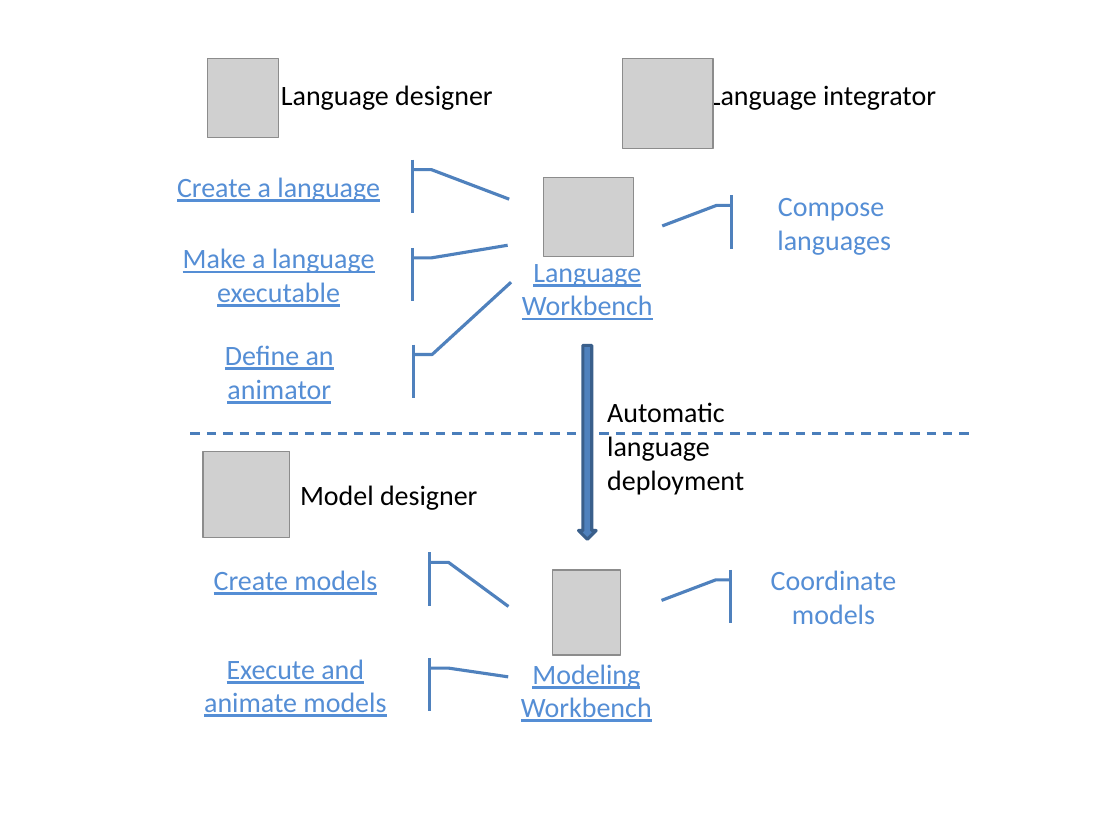
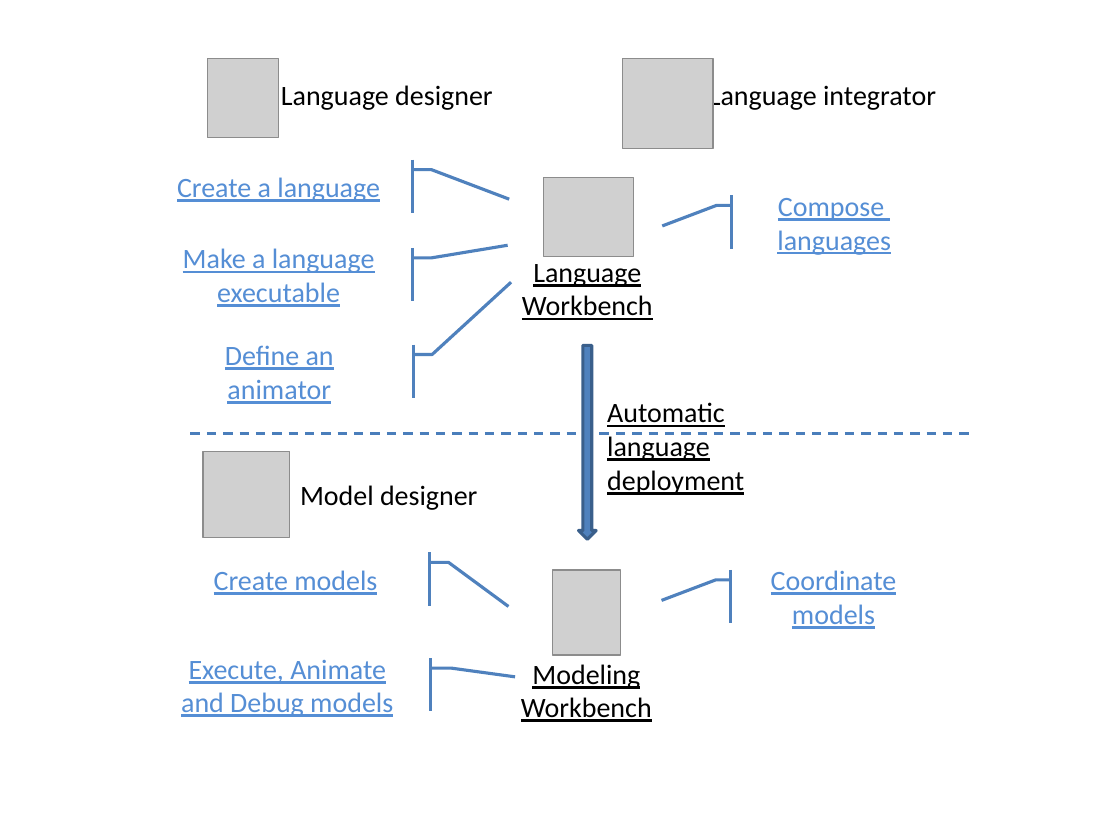
Before and after one commit to gemoc/gemoc-studio-userguide, a slide deck: slide 1 of images/intro/GemocWorkbenchesGlobalPicture.pptx. Drawn at 1120x840 pixels with LibreOffice and Linux fonts; fonts in the diff are those of the drawing; grey boxes stand for pictures. Boxes give left, top, right and bottom in pixels: in the first picture for what was removed or moved away, otherwise in the second. Text is boxed around its words. In the diff, an @@ line names an element or a change of style, - is before the commit and + after.

```diff
--- a/images/intro/GemocWorkbenchesGlobalPicture.pptx
+++ b/images/intro/GemocWorkbenchesGlobalPicture.pptx
@@ text "Language Workbench" at (522,264,653,320): text colour #558ED5 to #000000 @@
@@ underline on in 3 elements at (607,402,744,495), (746,196,923,250), (745,570,922,624) @@
@@ accent callout "Execute, Animate and Debug models": place and size @@
-accent callout "Execute, Animate and Debug models" at (180,659,410,712)
+accent callout "Execute, Animate and Debug models" at (165,659,410,712)
@@ text "Modeling" at (521,664,652,722): text colour #558ED5 to #000000 @@
@@ text in accent callout at (181,660,393,717): text changed @@
-Execute and animate models
+Execute, Animate and Debug models
```
Also in this commit, not shown: 1 other file.
